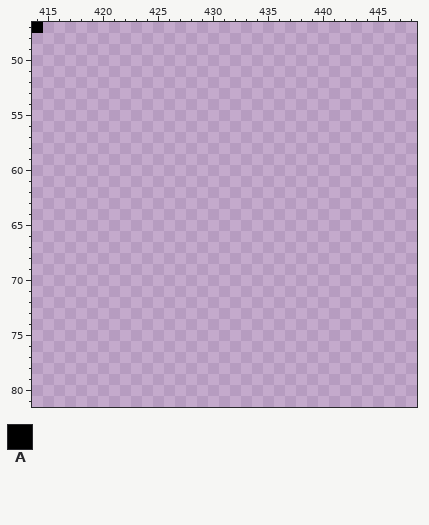
Pixel-art file -- spritesheet/tiles.aseprite. That is the earlier state.
1024x1024 pixels, 1 frame. Pixels under 10% opacity are left out. Colours within 5 levels of each other are drawn and written as one. Shown: x 414..448, y 47..81. The commit also changed other parts of the picture, which this record leaves out.
Palette (. is transparent): A #000000
Pixels before, first column x 414:
47 A
New version:
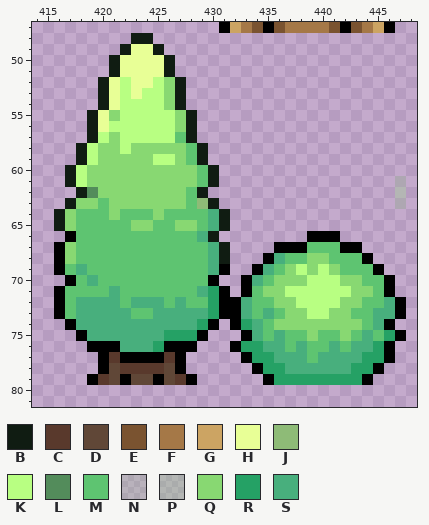
Colours new in this view: B #101c12  C #59392c  D #604737  E #7a5330  F #a57847  G #cca463  H #e8ff96  J #8ebb77  K #b8ff82  L #538c5b  M #5ec471  N #88d8722d  P #88d87243  Q #88d872  R #25a165  S #48af7d
The exact change:
layer "Layer" added
layer "Flattened" removed
Changed rows in their new state; - is an unchanged pixel.
first column x 414:
47 .----------------AGFEAEFFFFEAEFGA-
48 ---------BB-----------------------
49 --------BHHB----------------------
50 -------BHHHHB---------------------
51 -------BHHHHB---------------------
52 ------BHKHHKQB--------------------
53 ------BHKHKKQB--------------------
54 ------BHKKKKQB--------------------
55 -----BHQKKKKKQB-------------------
56 -----BHKKKKKKQB-------------------
57 -----BKQKKKKKMB-------------------
58 ----BKQQKQQQQQMB------------------
59 ----BKQQQQQKKQMB------------------
60 ---BKQQQQQQQQQQMB-----------------
61 ---BKQQQQQQQQQQMB----------------N
62 ----BLQQQQQQQQMB-----------------P
63 ---BQQMQQQQQQQMJB----------------N
64 --BQMMMQMMMQMMMMSB----------------
65 --BQMMMMMQQMMQQMSB----------------
66 ---AMMMMMMMMMMMSB--------AAA------
67 --AQMMMMMMMMMMMMSB----AAAMMMAA----
68 --AQMMMMMMMMMMMMSB---ASMMQQMMMA---
69 --AMSMMMMMMMMMMMSA--ASMQKQKQMMMA--
70 ---AMSMMMMMMMMMMA--ASMQQQKKKQQMMA-
71 --AMMMMSMMMMMMMSRA-AMQQKKKKKKQQMA-
72 --AMSSSSMSSSMSMMRAASMMQQKKKKQQMMSA
73 --AMSSSSSMMSSSSSRAASMSMQQKKQQMMSSA
74 ---ASSSSSSSSSSSRA-ARSMQQQQQQQQMSA-
75 ----ASSSSSSSRRRA---ASMSMMQMMQMSMRA
76 -----AAASSSRAAA---ARRSSMSMMSMSSRA-
77 ------ACAAAACA-----ARRSSSMSSSSRRA-
78 ------ADCCCCDA------ARRSSSSSSRRA--
79 -----ACDADDADCA------ARRRRRRRRA---
Boxes around the changes in both pictures, in picture pixels (x1, y1, x2, y2):
erased: (32, 22, 43, 33)
added: (54, 22, 406, 385)
